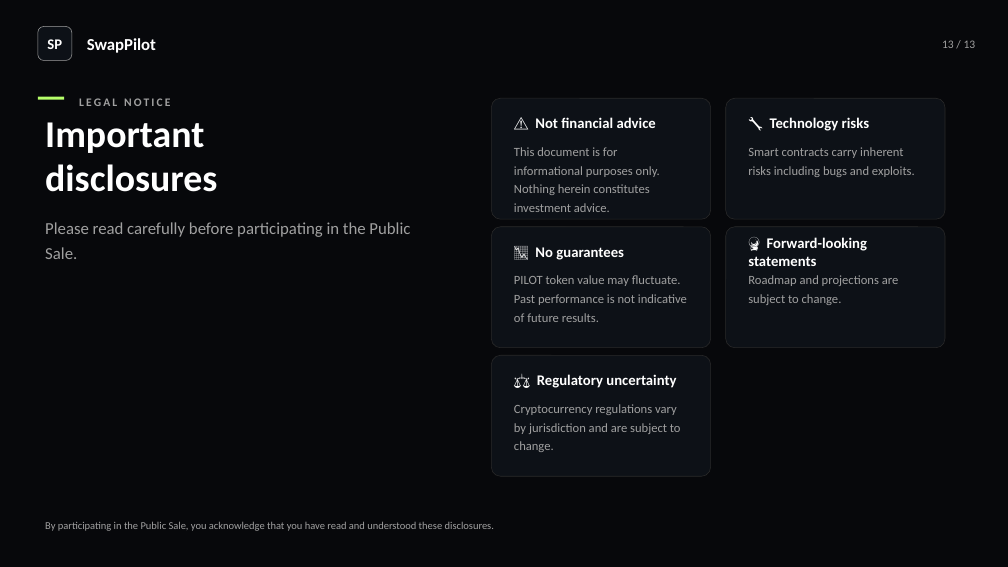
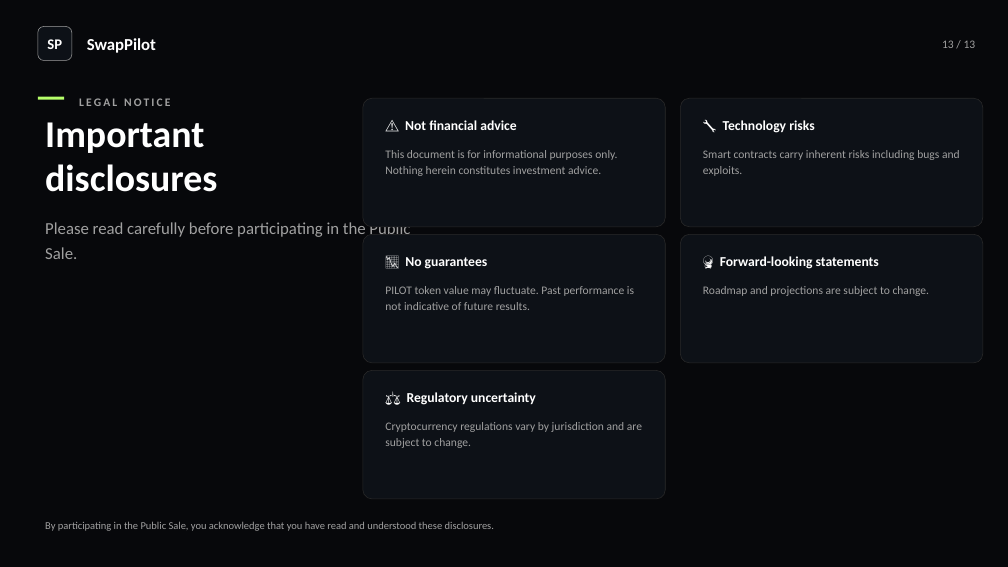
Before and after one commit to BacBacta/SwapPilot, a slide deck: slide 13 of pitch-deck/SwapPilot-Professional-PitchDeck.pptx. Drawn at 1008x567 pixels with LibreOffice and Linux fonts; fonts in the diff are those of the drawing. Boxes give left, top, right and bottom in pixels: in the first picture for what was removed or moved away, otherwise in the second. Text is boxed around its words. In the diff, an @@ line names an element or a change of style, - is before the commit and + after.

Commit message:
fix(pitch-deck): slide 13 disclaimer cards - larger dimensions and better text fit

```diff
--- a/pitch-deck/SwapPilot-Professional-PitchDeck.pptx
+++ b/pitch-deck/SwapPilot-Professional-PitchDeck.pptx
@@ rounded rectangle: place and size @@
-rounded rectangle at (492, 98, 711, 219)
+rounded rectangle at (363, 98, 665, 227)
@@ text "⚠️ Not financial advice": place and size @@
-text "⚠️ Not financial advice" at (535, 117, 656, 128)
+text "⚠️ Not financial advice" at (405, 120, 516, 130)
@@ rounded rectangle: place and size @@
-rounded rectangle at (726, 98, 945, 219)
+rounded rectangle at (681, 98, 983, 227)
@@ text "🔧 Technology risks": place and size @@
-text "🔧 Technology risks" at (770, 117, 870, 131)
+text "🔧 Technology risks" at (723, 120, 814, 133)
@@ text "This document is for informational ...": place and size @@
-text "This document is for informational ..." at (514, 147, 660, 212)
+text "This document is for informational ..." at (385, 150, 617, 176)
@@ text "Smart contracts carry inherent risks ...": place and size @@
-text "Smart contracts carry inherent risks ..." at (748, 147, 915, 177)
+text "Smart contracts carry inherent risks ..." at (703, 150, 960, 176)
@@ rounded rectangle: place and size @@
-rounded rectangle at (492, 227, 711, 348)
+rounded rectangle at (363, 234, 665, 363)
@@ rounded rectangle: place and size @@
-rounded rectangle at (726, 227, 945, 348)
+rounded rectangle at (681, 234, 983, 363)
@@ text "📉 No guarantees": place and size @@
-text "📉 No guarantees" at (535, 247, 624, 260)
+text "📉 No guarantees" at (405, 257, 488, 269)
@@ text "🔮 Forward-looking statements": place and size @@
-text "🔮 Forward-looking statements" at (748, 237, 867, 266)
+text "🔮 Forward-looking statements" at (720, 256, 879, 269)
@@ text "PILOT token value may fluctuate. ...": place and size @@
-text "PILOT token value may fluctuate. ..." at (514, 275, 687, 322)
+text "PILOT token value may fluctuate. ..." at (385, 286, 634, 310)
@@ text "Roadmap and projections are subject ...": place and size @@
-text "Roadmap and projections are subject ..." at (748, 275, 898, 305)
+text "Roadmap and projections are subject ..." at (703, 286, 930, 296)
@@ proportions changed in 5 elements at (681, 98, 983, 227), (681, 234, 983, 363), (363, 98, 665, 227), (363, 234, 665, 363), (363, 371, 665, 499) @@
@@ rounded rectangle: place and size @@
-rounded rectangle at (492, 355, 711, 476)
+rounded rectangle at (363, 371, 665, 499)
@@ size 14 to 13 pt in 5 elements at (723, 120, 814, 133), (720, 256, 879, 269), (405, 120, 516, 130), (405, 257, 488, 269), (407, 392, 536, 405) @@
@@ text "⚖️ Regulatory uncertainty": place and size @@
-text "⚖️ Regulatory uncertainty" at (537, 374, 676, 388)
+text "⚖️ Regulatory uncertainty" at (407, 392, 536, 405)
@@ size 12 to 11 pt; line spacing 18pt to 16pt in 5 elements at (703, 150, 960, 176), (703, 286, 930, 296), (385, 150, 617, 176), (385, 286, 634, 310), (385, 422, 642, 448) @@
@@ text "Cryptocurrency regulations vary by jurisdiction ...": place and size @@
-text "Cryptocurrency regulations vary by jurisdiction ..." at (514, 404, 681, 452)
+text "Cryptocurrency regulations vary by jurisdiction ..." at (385, 422, 642, 448)
```
Also in this commit, not shown: 8 other slides changed, 2 other files.
